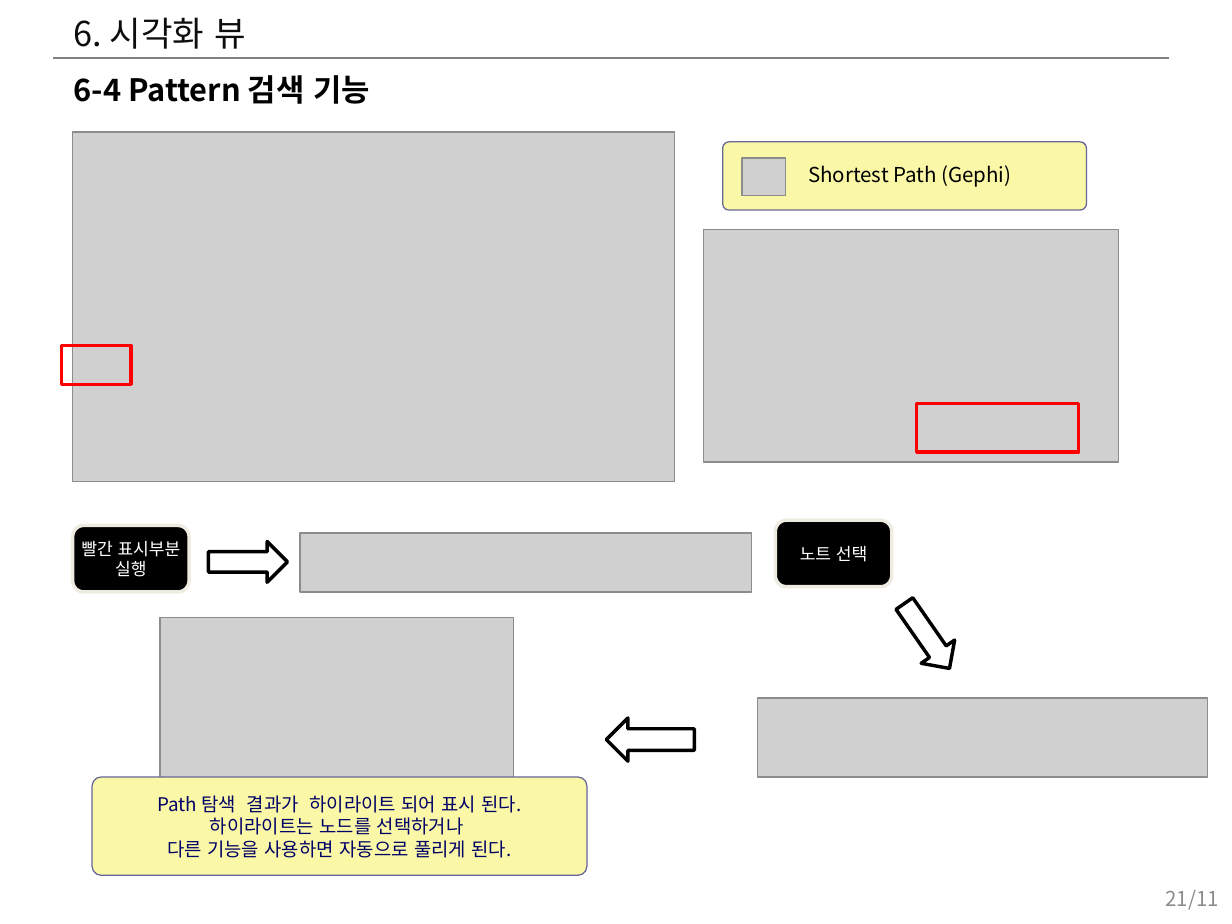
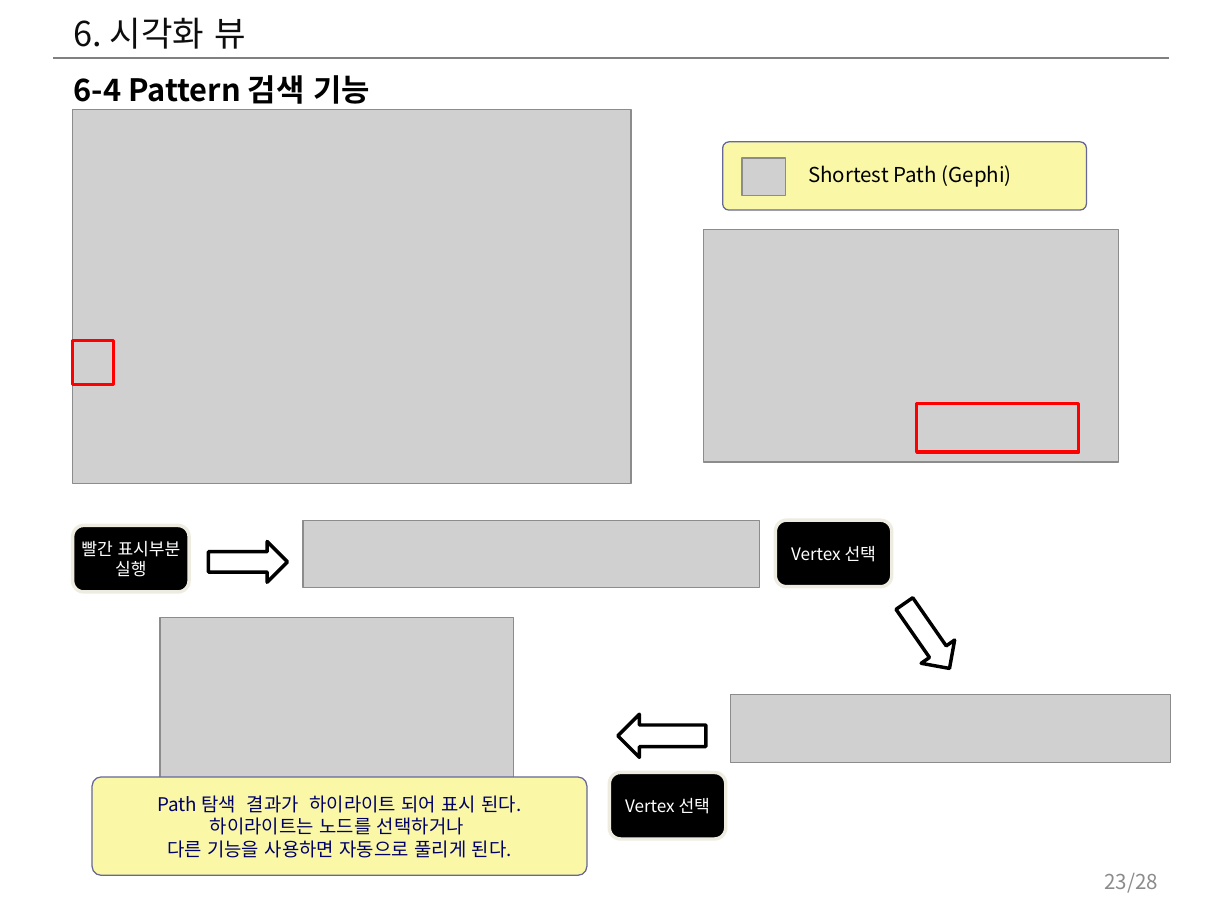
Before and after one commit to hwany7seo/gdbms_document, a slide deck: slide 23 of mockup/시각화도구_UI_UX_기획서.pptx (slide 21 before the commit). Drawn at 1232x924 pixels with LibreOffice and Linux fonts; fonts in the diff are those of the drawing; grey boxes stand for pictures. Boxes give left, top, right and bottom in pixels: in the first picture for what was removed or moved away, otherwise in the second. Text is boxed around its words. In the diff, an @@ line names an element or a change of style, - is before the commit and + after.

```diff
--- a/mockup/시각화도구_UI_UX_기획서.pptx
+++ b/mockup/시각화도구_UI_UX_기획서.pptx
@@ picture: place and size @@
-picture at bbox=[73, 132, 674, 480]
+picture at bbox=[73, 110, 631, 484]
@@ rectangle: place and size @@
-rectangle at bbox=[62, 346, 131, 384]
+rectangle at bbox=[73, 340, 113, 384]
@@ picture: place and size @@
-picture at bbox=[301, 533, 753, 593]
+picture at bbox=[303, 521, 760, 588]
@@ text in rounded rectangle at bbox=[791, 546, 876, 562]: text changed @@
-노트 선택
+Vertex 선택
@@ down arrow: place and size @@
-down arrow at bbox=[606, 718, 694, 761]
+down arrow at bbox=[618, 715, 706, 758]
@@ picture: place and size @@
-picture at bbox=[758, 699, 1209, 777]
+picture at bbox=[731, 695, 1170, 763]
@@ rounded rectangle added at bbox=[610, 772, 726, 839], fill #000000, outline #EEECE1 2 pt, 10 pt, text #FFFFFF @@
+Vertex 선택
@@ page number added at bbox=[1104, 873, 1158, 893], 12 pt, text #8C8C8C @@
+23/28
@@ page number removed at bbox=[1165, 890, 1219, 910] @@
-21/11
```
Also in this commit, not shown: 16 other slides changed, 4 slides added, 20 other files.
